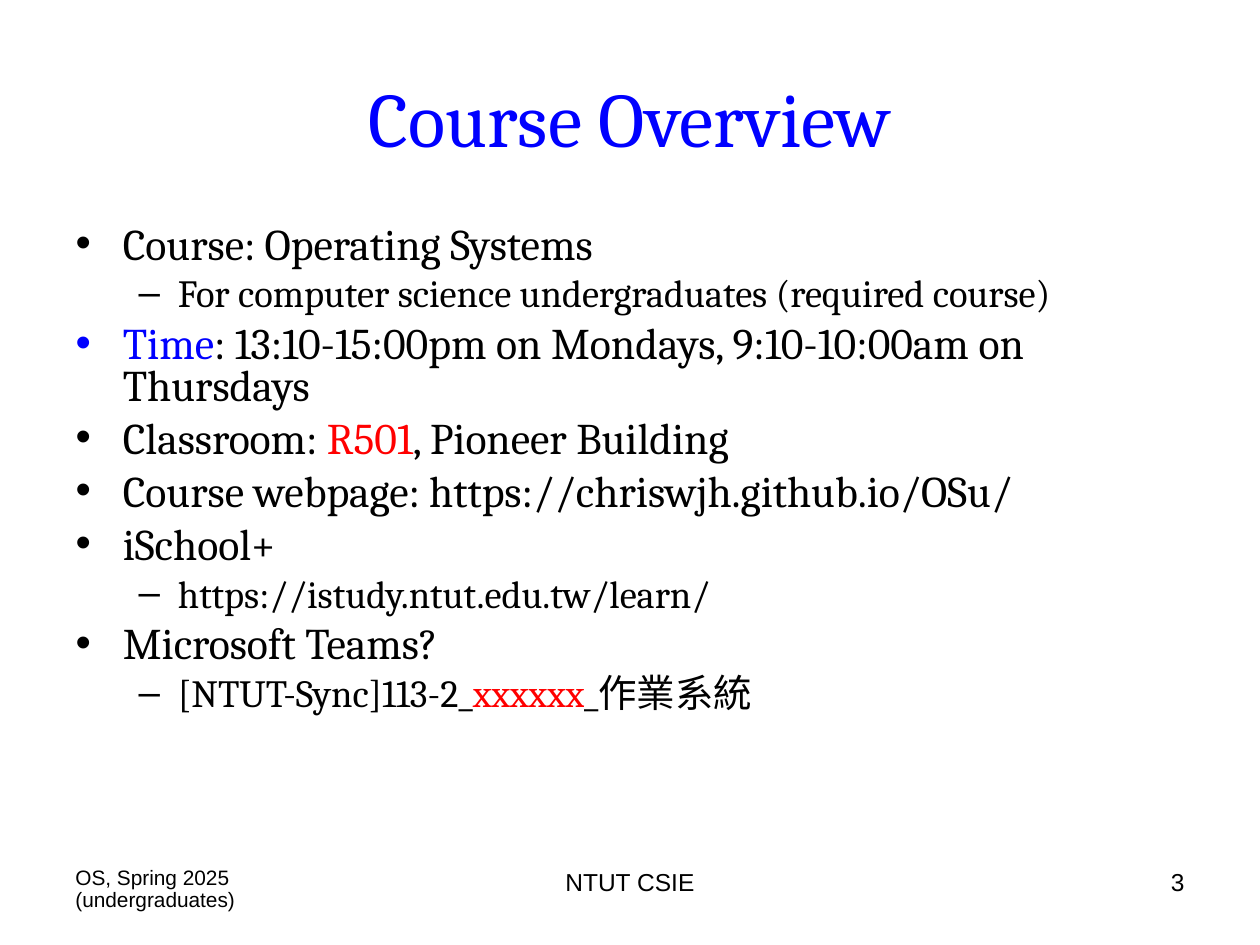
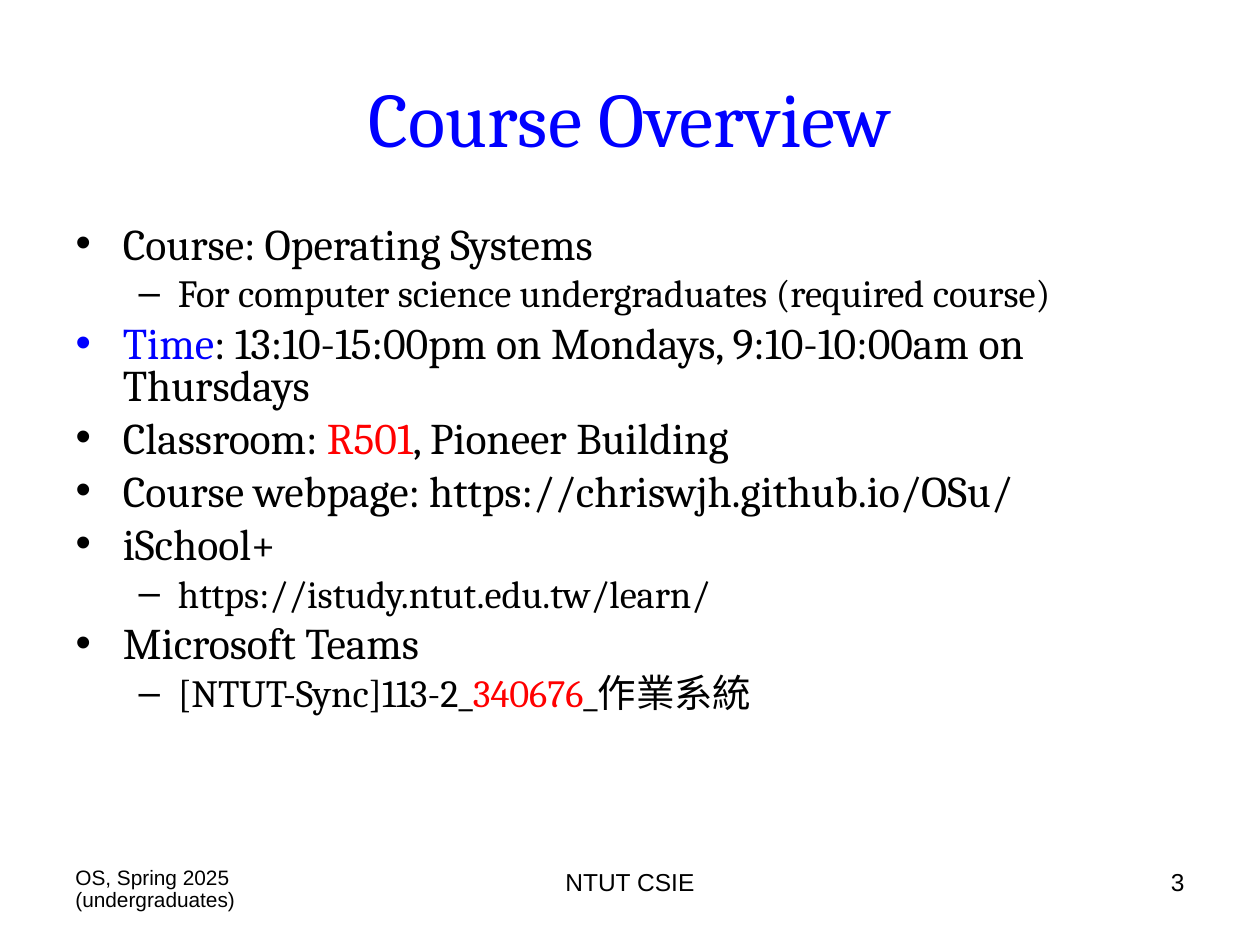
Before and after one commit to chriswjh/chriswjh.github.io, a slide deck: slide 3 of OSu/00-Overview.ppt. Drawn at 1260x945 pixels with LibreOffice and Linux fonts; fonts in the diff are those of the drawing. Boxes give left, top, right and bottom in pixels: in the first picture for what was removed or moved away, otherwise in the second. Text is boxed around its words. In the diff, an @@ line names an element or a change of style, - is before the commit and + after.

```diff
--- a/OSu/00-Overview.ppt
+++ b/OSu/00-Overview.ppt
@@ text at [123, 628, 752, 716]: text changed @@
-• Microsoft Teams?
-  – [NTUT-Sync]113-2_xxxxxx_作業系統
+• Microsoft Teams
+  – [NTUT-Sync]113-2_340676_作業系統
```
Also in this commit, not shown: 1 other slide changed.
